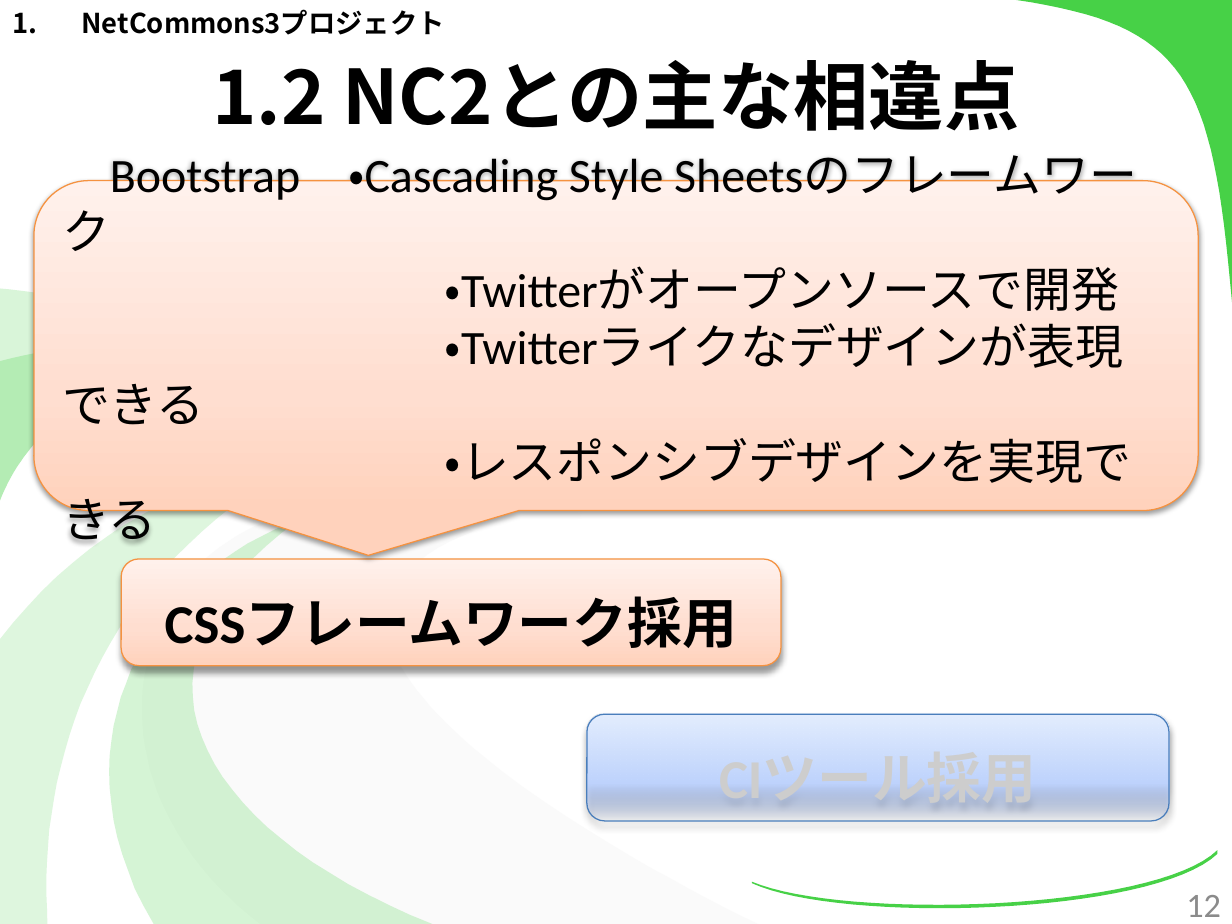
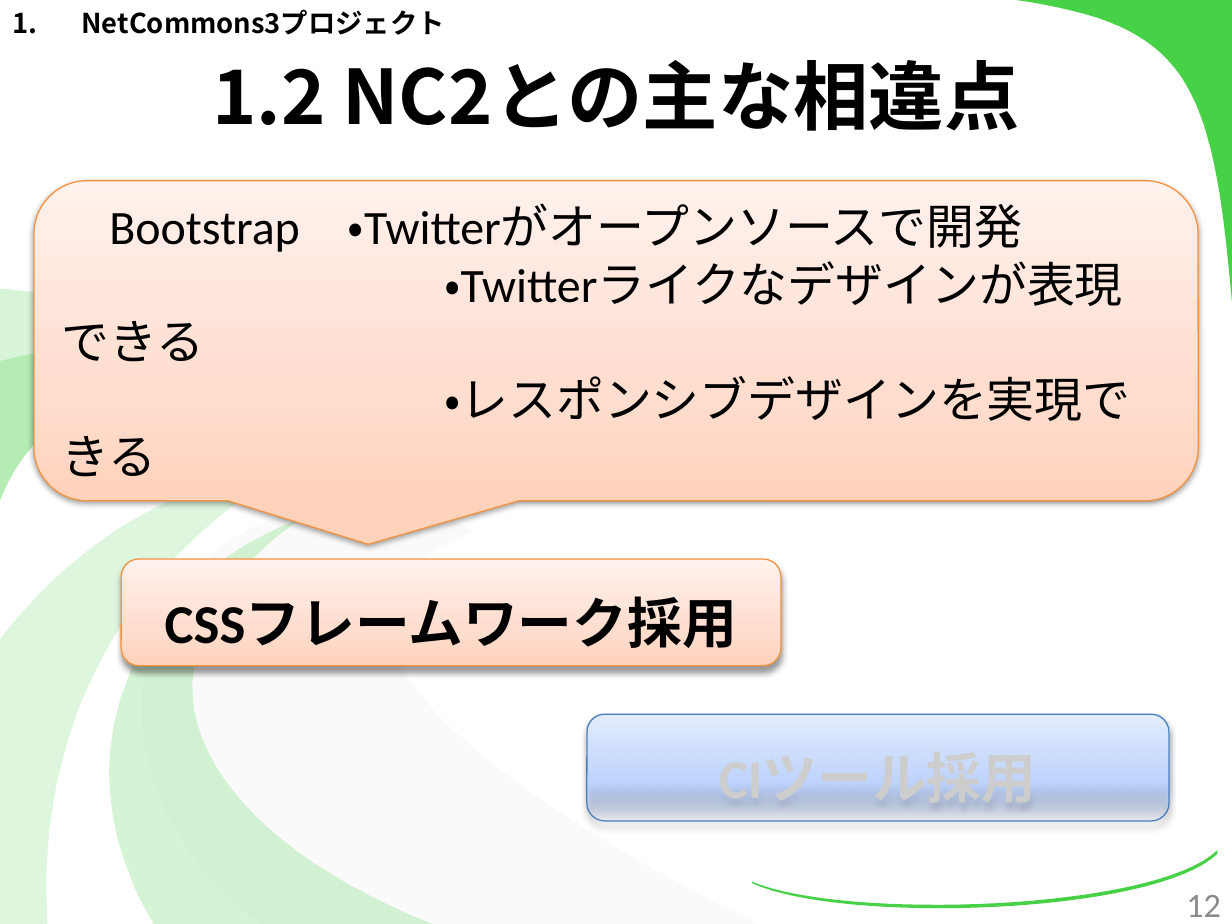
Before and after one commit to kotaro0717/Report-Management, a slide deck: slide 12 of PowerPoint/report_hokada.pptx. Drawn at 1232x924 pixels with LibreOffice and Linux fonts; fonts in the diff are those of the drawing. Boxes give left, top, right and bottom in pixels: in the first picture for what was removed or moved away, otherwise in the second. Text is boxed around its words. In the diff, an @@ line names an element or a change of style, - is before the commit and + after.

```diff
--- a/PowerPoint/report_hokada.pptx
+++ b/PowerPoint/report_hokada.pptx
@@ rounded speech box "Bootstrap ・Twitterがオープンソースで開発": place and size @@
-rounded speech box "Bootstrap ・Twitterがオープンソースで開発" at (34, 181, 1199, 511)
+rounded speech box "Bootstrap ・Twitterがオープンソースで開発" at (34, 181, 1199, 501)
@@ text in rounded speech box at (109, 203, 1022, 252): text changed @@
-Bootstrap ・Cascading Style Sheetsのフレームワーク
-・Twitterがオープンソースで開発
+Bootstrap ・Twitterがオープンソースで開発
```
Also in this commit, not shown: 8 other slides changed, 2 slides added.
